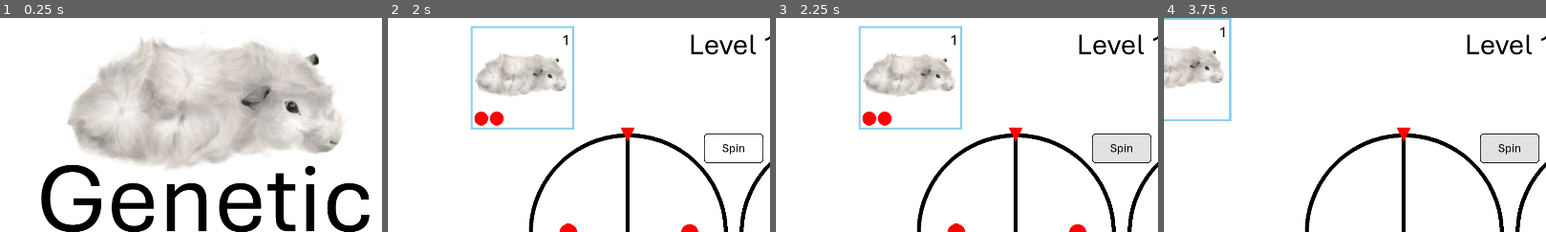
Above: before the commit, frames 1-4 (left to right).
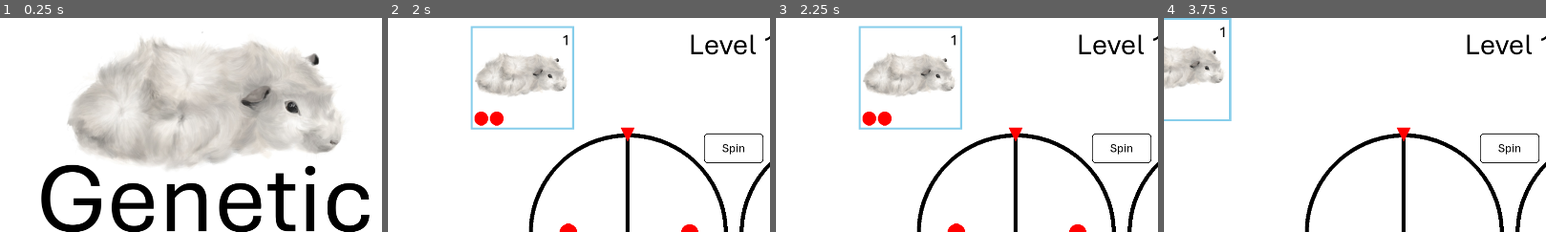
Above: after the commit, the same moments.

Repository: kremec/GeneticShuffle
Game: Godot game, scene res://src/scenes/main_menu/main_menu.tscn
The game is run twice, just before and just after one commit, with the same random seed, the same clock (stepped at 60 frames per second) and the same inputs.
Inputs:
- Up to frame 1 (0.25 s): no input
- Up to frame 2 (2 s): click "Start" at 0.5 s; click "1" at 1.25 s
- Up to frame 3 (2.25 s): click "Spin" at 2 s
- Up to frame 4 (3.75 s): click "1" at 2.75 s; click "Spin" at 3.5 s
The pictures show only the part of the screen within x 5-55%, y 0-50%; the shares and areas given below are measured in that part.

Frames 1-2 are identical in both runs. In frame 3, 1.8% of the frame differs, in the area x 83-98%, y 54-68%; in frame 4, 1.8%.

Commit message:
Spin button colors green when both parent cards selected

Diff:
--- a/src/scenes/game/game.gd
+++ b/src/scenes/game/game.gd
@@ -380,6 +380,12 @@
 			wheelFemale.SetAlleles(card)
 	cardNode.set_position(Vector2(0, 0))
 
+	# Color spin button if both male and female are selected
+	if selectedMale != null && selectedFemale != null:
+		btnSpin.add_theme_stylebox_override("normal", getBtnSpinStyleBox("d2ffd2"))
+		btnSpin.add_theme_stylebox_override("hover", getBtnSpinStyleBox("afffaf"))
+		btnSpin.add_theme_stylebox_override("pressed", getBtnSpinStyleBox("8cff8c"))
+
 func unselect_card(card: Card):
 	if !card.selected || !canWheelSpin: return
 	if card.sex == Card.Sex.Male && selectedMale == null: return
@@ -407,6 +413,26 @@
 			selectedFemale = null
 			selectedFemaleIndex = -1
 
+	# Color spin button if both male and female are selected
+	if selectedMale != null || selectedFemale != null:
+		btnSpin.add_theme_stylebox_override("normal", getBtnSpinStyleBox("ffffff"))
+		btnSpin.add_theme_stylebox_override("hover", getBtnSpinStyleBox("ffffff")) # e1e1e1
+		btnSpin.add_theme_stylebox_override("pressed", getBtnSpinStyleBox("ffffff")) # c3c3c3
+
+func getBtnSpinStyleBox(colorString: String) -> StyleBoxFlat:
+	var styleBox: StyleBoxFlat = StyleBoxFlat.new()
+	styleBox.bg_color = Color.from_string(colorString, Color.TRANSPARENT)
+	styleBox.border_width_left = 2
+	styleBox.border_width_top = 2
+	styleBox.border_width_right = 2
+	styleBox.border_width_bottom = 2
+	styleBox.border_color = Color.BLACK
+	styleBox.corner_radius_top_left = 10
+	styleBox.corner_radius_top_right = 10
+	styleBox.corner_radius_bottom_left = 10
+	styleBox.corner_radius_bottom_right = 10
+	return styleBox
+
 func _on_btnSpin_pressed() -> void:
 	wheelsSpin()
 
--- a/src/scenes/game/game.tscn
+++ b/src/scenes/game/game.tscn
@@ -12,7 +12,7 @@
 [sub_resource type="StyleBoxEmpty" id="StyleBoxEmpty_c04hi"]
 
 [sub_resource type="StyleBoxFlat" id="StyleBoxFlat_b35jr"]
-bg_color = Color(0.884037, 0.884037, 0.884037, 1)
+bg_color = Color(1, 1, 1, 1)
 border_width_left = 2
 border_width_top = 2
 border_width_right = 2
@@ -24,7 +24,7 @@
 corner_radius_bottom_left = 10
 
 [sub_resource type="StyleBoxFlat" id="StyleBoxFlat_ak267"]
-bg_color = Color(0.764706, 0.764706, 0.764706, 1)
+bg_color = Color(1, 1, 1, 1)
 border_width_left = 2
 border_width_top = 2
 border_width_right = 2
